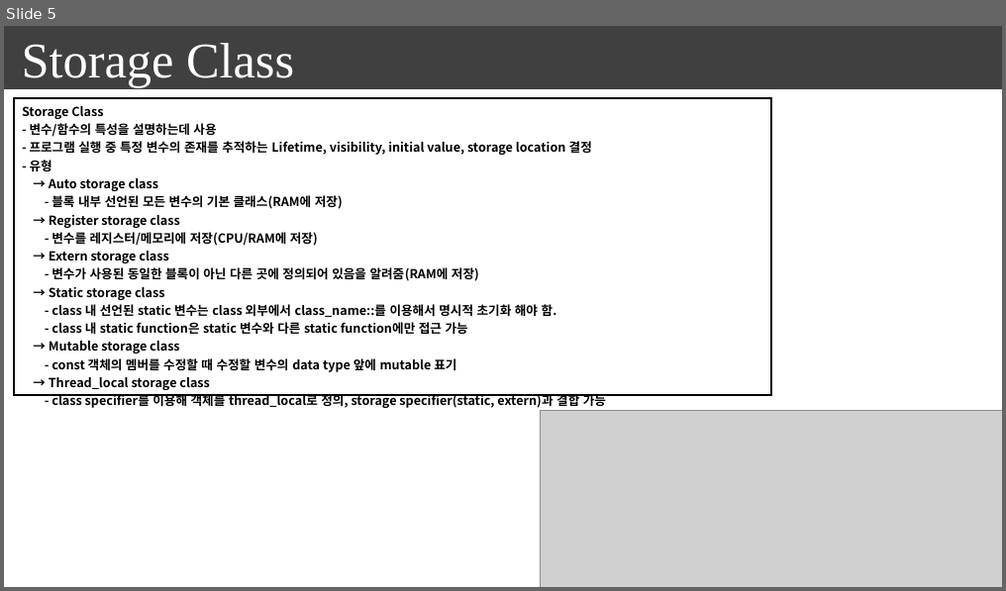
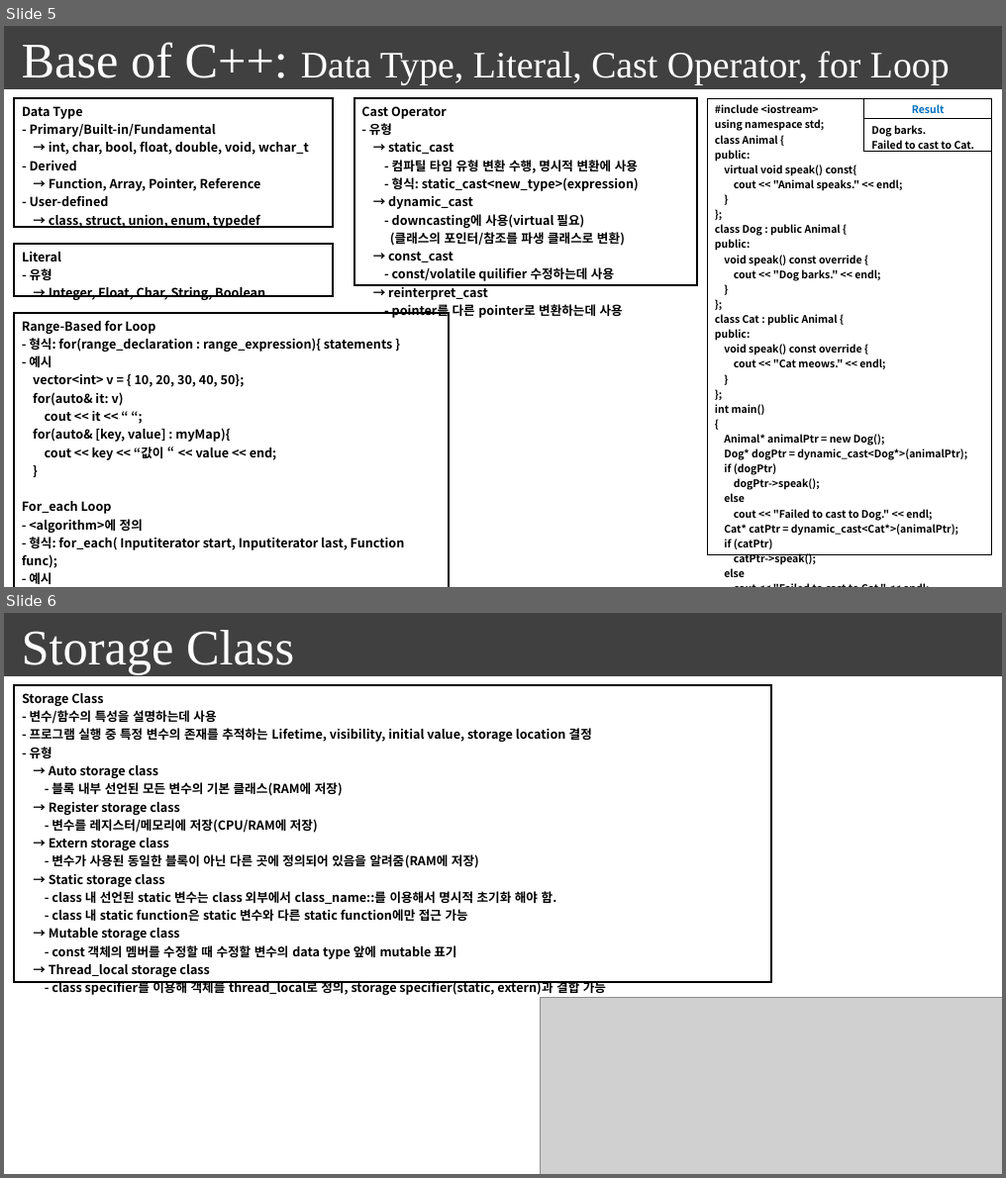
Before and after one commit to seonghokim/Study, a slide deck: everything in c++.pptx. Shown one above the other, each under a label of ours: slide 5 before the commit, slides 5 and 6 after it. The pictures are 1006x591 and 1006x1178 pixels, drawn with LibreOffice and Linux fonts; fonts in the diff are those of the drawing; grey boxes stand for pictures. Boxes give left, top, right and bottom in pixels: in the first picture for what was removed or moved away, otherwise in the second. Text is boxed around its words. In the diff, an @@ line names an element or a change of style, - is before the commit and + after.

```diff
--- a/everything in c++.pptx
+++ b/everything in c++.pptx
@@ slide 5 added at (4,26,1002,587), background #FFFFFF; not listed: 1 template element that a slide beside it also shows @@
@@ text added at (22,42,949,85), 36 pt, text #FFFFFF @@
+Base of C++: Data Type, Literal, Cast Operator, for Loop
@@ table added at (15,98,334,232), 1 rows, 1 columns @@
+Data Type / - Primary/Built-in/Fundamental / → int, char, bool, float, double, void, wchar_t / - Derived / → Function, Array, Pointer, Reference / - User-defined / → class, struct, union, enum, typedef
@@ table added at (354,98,697,323), 1 rows, 1 columns @@
+Cast Operator / - 유형 / → static_cast / - 컴파틸 타임 유형 변환 수행, 명시적 변환에 사용 / - 형식: static_cast<new_type>(expression) / → dynamic_cast / - downcasting에 사용(virtual 필요) / (클래스의 포인터/참조를 파생 클래스로 변환) / → const_cast / - const/volatile quilifier 수정하는데 사용 / → reinterpret_cast / - pointer를 다른 pointer로 변환하는데 사용
@@ table added at (708,98,992,581), 1 rows, 1 columns @@
+#include <iostream> / using namespace std; / class Animal { / public: / virtual void speak() const{ / cout << "Animal speaks." << endl; / } / }; / class Dog : public Animal { / public: / void speak() const override { / cout << "Dog barks." << endl; / } / }; / class Cat : public Animal { / public: / void speak() const override { / cout << "Cat meows." << endl; / } / }; / int main() / { / Animal* animalPtr = new Dog(); / Dog* dogPtr = dynamic_cast<Dog*>(animalPtr); / if (dogPtr) / dogPtr->speak(); / else / cout << "Failed to cast to Dog." << endl; / Cat* catPtr = dynamic_cast<Cat*>(animalPtr); / if (catPtr) / catPtr->speak(); / else / cout << "Failed to cast to Cat." << endl; / delete animalPtr; / return 0; / }
@@ table added at (864,98,991,156), 2 rows, 1 columns @@
+Result
+Dog barks. / Failed to cast to Cat.
@@ table added at (15,244,334,304), 1 rows, 1 columns @@
+Literal / - 유형 / → Integer, Float, Char, String, Boolean
@@ table added at (15,313,449,587), 1 rows, 1 columns @@
+Range-Based for Loop / - 형식: for(range_declaration : range_expression){ statements } / - 예시 / vector<int> v = { 10, 20, 30, 40, 50}; / for(auto& it: v) / cout << it << “ “; / for(auto& [key, value] : myMap){ / cout << key << “값이 “ << value << end; / } / For_each Loop / - <algorithm>에 정의 / - 형식: for_each( Inputiterator start, Inputiterator last, Function func); / - 예시 / void PrintValue(int i){ cout << i << “ “ << endl;} / vector<int> v = {1, 2, 3, 4, 5}; / for_each(v.begin(), v.end(), PrintValue);
@@ what was slide 5 is now slide 6 @@
```
Also in this commit, not shown: 1 slide changed, 5 other slides added, 2 other files.
